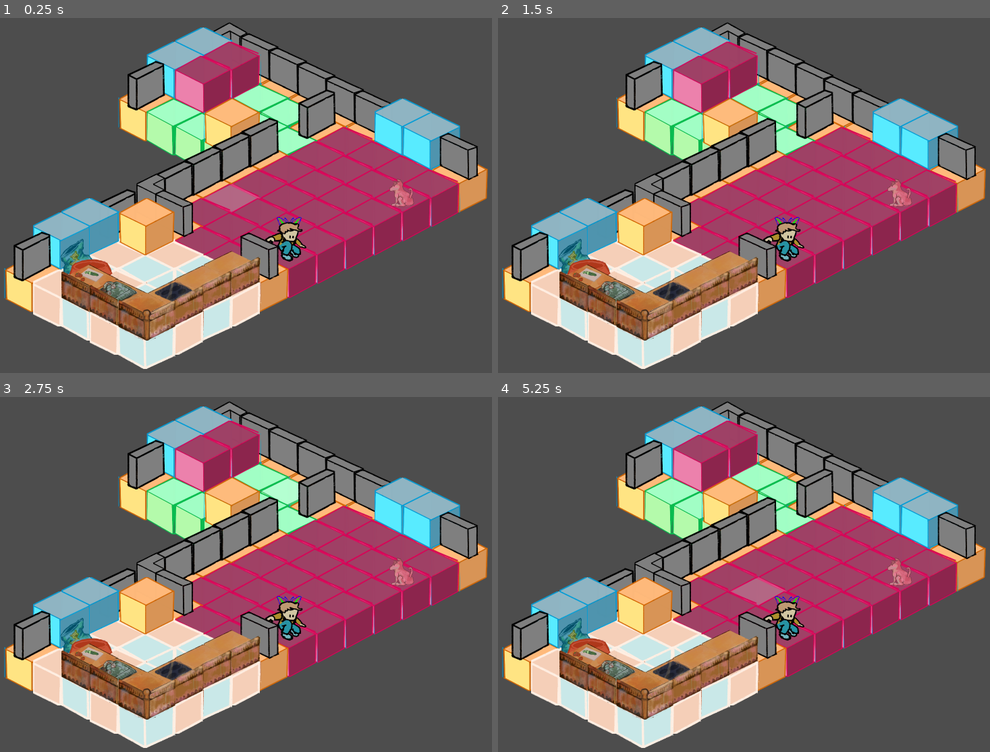
Above: before the commit, frames 1-4 (two rows, left to right).
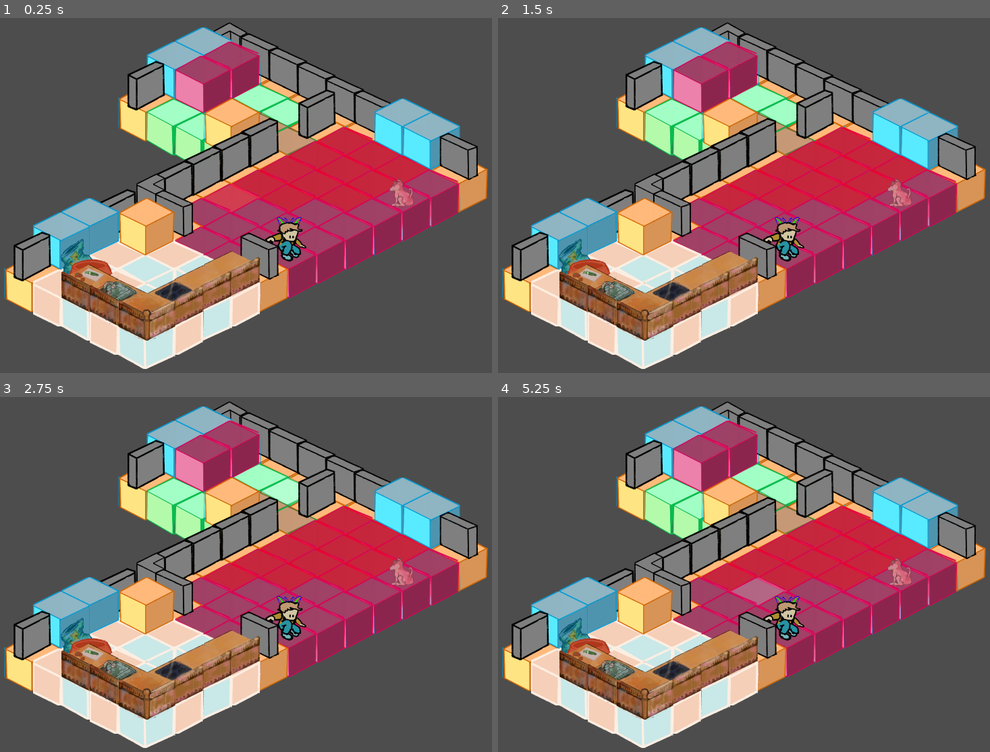
Above: after the commit, the same moments.

Repository: remimorvan/isometric-reverse-heist-simulator-2000
Game: Godot game, scene res://scenes/MainLevel.tscn
Two runs of this game, one before a commit and one after it. Both use one fixed random seed, a clock stepped at 60 frames per second and the inputs below. The engine's default icon, where the game draws it, is replaced by a stand-in: a white triangle on a blue panel in a dark square.
Inputs (mouse positions are in pixels of both pictures, inside the frame that each line leads up to):
- Up to frame 1 (0.25 s): no input
- Up to frame 2 (1.5 s): tap Enter at 0.5 s; move the mouse to (857, 181) at 0.52 s; click (857, 181) at 0.67 s; tap Space at 1.25 s; move the mouse to (630, 223) at 1.27 s; click (630, 223) at 1.42 s
- Up to frame 3 (2.75 s): tap Enter at 2 s; move the mouse to (295, 489) at 2.02 s; click (295, 489) at 2.17 s
- Up to frame 4 (5.25 s): tap Space at 2.75, 4.25 s; move the mouse to (714, 666) at 2.77 s; click (714, 666) at 2.92 s; tap Enter at 3.5 s; move the mouse to (901, 645) at 3.52 s; click (901, 645) at 3.67 s; move the mouse to (576, 517) at 4.27 s; click (576, 517) at 4.42 s; move the mouse to (768, 581) at 5.02 s; click (768, 581) at 5.17 s

The runs differ from the first frame. In frame 1, 5.6% of the frame differs, in the area x 41-88%, y 26-55%; in frame 2, 5.5%; in frame 3, 5.5%; in frame 4, 5.5%.

Commit message:
Drawing Wouaf's view

Diff:
--- a/scenes/MainLevel.tscn
+++ b/scenes/MainLevel.tscn
@@ -30,6 +30,7 @@
 z_index = 1
 position = Vector2(288.91, -387.139)
 move_speed = 1000.0
+view_dir = Vector2(-1, 0)
 
 [node name="Chair" parent="Mayson/GameObjectHandler" instance=ExtResource("7_6ib6r")]
 z_index = 1
--- a/scenes/main.tscn
+++ b/scenes/main.tscn
@@ -34,6 +34,7 @@
 z_index = 1
 position = Vector2(16, 40)
 scale = Vector2(0.05, 0.05)
+view_dir = Vector2(0, 1)
 
 [node name="Chair" parent="TileMaps/GameObjectHandler" instance=ExtResource("6_tefeu")]
 z_index = 1
--- a/scripts/game_object_handler.gd
+++ b/scripts/game_object_handler.gd
@@ -19,8 +19,8 @@
 	return output
 
 func tile_of_object(obj: Node2D) -> Vector2i:
-	print(layer0)
-	print(get_parent().get_children())
+	#print(layer0)
+	#print(get_parent().get_children())
 	return layer0.local_to_map(obj.global_position)
 
 func occupied_tiles() -> Array:
--- a/scripts/movement_utils.gd
+++ b/scripts/movement_utils.gd
@@ -30,7 +30,7 @@
 	for tile in walkable_tiles:
 		var point_id = _get_point_id(tile)
 
-		print("Tile:", tile, " with neighbors: ",  _get_neighbors(tile))
+		#print("Tile:", tile, " with neighbors: ",  _get_neighbors(tile))
 		# Check orthogonal neighbors for isometric grid
 		for neighbor in _get_neighbors(tile):
 			if walkable_tiles.has(neighbor):
@@ -65,6 +65,36 @@
 		print("First path point: ", world_path[0])
 	return world_path
 
+static func check_visibility(dog_tile : Vector2i, dog_dir: Vector2,
+							 target_tile : Vector2i, blocked_tiles: Array,
+							 cosangle_min, distance_max) -> bool:
+	var current_tile = Vector2(dog_tile)
+	var displacement : Vector2 = Vector2(target_tile)-current_tile
+	var dir = displacement.normalized()
+	var cosangle = dog_dir.dot(dir)
+	if cosangle < cosangle_min:
+		return false	# not in vision cone
+
+	#print("in vision cone", dog_dir, cosangle, player_pos, global_position)
+
+	var tile_distance = displacement.length()
+
+	if tile_distance > distance_max:
+		return false
+
+	var steps = 10.
+
+	for t in range(ceil(tile_distance * steps)):
+		var position = t * dir / steps + current_tile
+		var tile = Vector2i(round(position.x), round(position.y))
+		#print(dt, dir," ",tile, " ", t, " dist: ", tile_distance)
+		#print("Wala: ", blocked_tiles)
+		if blocked_tiles.has(tile):
+			#print("hit blocking tile")
+			return false
+	return true
+
+
 static func _get_point_id(tile: Vector2i) -> int:
 	# Convert 2D coordinates to unique ID
 	var a = tile.x + 10000
--- a/scripts/tilemaps.gd
+++ b/scripts/tilemaps.gd
@@ -2,7 +2,10 @@
 
 @onready var layer0: TileMapLayer = $Layer0
 @onready var layer1: TileMapLayer = $Layer1
+@onready var dog  = $GameObjectHandler/Chien
 
+var walkable_tiles : Array[Vector2i]
+var dog_FOV_effects: Array[Polygon2D]
 var hover_effect: Polygon2D
 @export var tile_size = 16.
 
@@ -19,18 +22,29 @@
 	glow.z_index = layer_index
 	return glow
 
-func make_hover_glow(position: Vector2i) -> void:
-	hover_effect.position = layer0.map_to_local(position)
-	hover_effect.visible = true
+func make_glow(position: Vector2i, obj: Polygon2D) -> void:
+	obj.position = layer0.map_to_local(position)
+	obj.visible = true
 
-func stop_hover_glow() -> void:
-	hover_effect.visible = false
+func stop_glow(obj: Polygon2D) -> void:
+	obj.visible = false
 
 func _ready() -> void:
+	# hover effect for the mouseover selection
 	hover_effect = create_glow(Color(1, 1, 1, 0.2), 0)
-	#for i in get_children():
-	#	print(i.name)
 	$Layer0.add_child(hover_effect)
+
+	# effect for the dog FOV
+	var all_tiles = layer0.get_used_cells()
+	var blocked_tiles = layer1.get_used_cells()
+	walkable_tiles = all_tiles.filter(func(tile):
+		return not blocked_tiles.has(tile))
+
+	dog_FOV_effects = []
+
+	for pos in walkable_tiles:
+		dog_FOV_effects.append(create_glow(Color(1, 0, 0, 0.4), 0))
+		$Layer0.add_child(dog_FOV_effects[-1])
 
 func _process(_delta: float) -> void:
 	var mouse_pos = get_local_mouse_position()
@@ -39,6 +53,27 @@
 
 	if used_cells0.has(tile_pos0):
 		# Convert tile position back to local coordinates for the hover effect
-		make_hover_glow(tile_pos0)
+		make_glow(tile_pos0, hover_effect)
 	else:
-		stop_hover_glow()
+		stop_glow(hover_effect)
+
+	var all_tiles = layer0.get_used_cells()
+	var blocked_tiles1 = layer1.get_used_cells()
+	walkable_tiles = all_tiles.filter(func(tile):
+		return not blocked_tiles1.has(tile))
+
+	#print(walkable_tiles)
+
+	var blocked_tiles = $GameObjectHandler.occupied_tiles_but_obj(dog)
+	for i in range(walkable_tiles.size()):
+		var pos = walkable_tiles[i]
+		var effect = dog_FOV_effects[i]
+		var dog_tile = layer0.local_to_map(dog.global_position)
+		var dog_dir = dog.view_dir
+		#print("View dir:", dog_dir, " tile:", dog_tile)
+		if MovementUtils.check_visibility(dog_tile, dog_dir, pos, blocked_tiles, 0.7, 1000):
+			#print("Oui:",pos)
+			make_glow(pos, effect)
+		else:
+			#print("Non:",pos)
+			stop_glow(effect)
--- a/scripts/wouaf.gd
+++ b/scripts/wouaf.gd
@@ -53,35 +53,6 @@
 
 func is_done() -> bool:
 	return not is_moving
-
-func check_visibility() -> bool:
-	var player_pos = $"../Player".global_position
-	var current_tile = Vector2(layer0.local_to_map(global_position))
-	var player_tile = layer0.local_to_map(player_pos)
-
-	var cosangle = view_dir.dot((Vector2(player_tile)-current_tile).normalized())
-	if cosangle < 0.7:
-		return false	# not in vision cone
-
-	#print("in vision cone", view_dir, cosangle, player_pos, global_position)
-
-	var dir = (Vector2(player_tile) - current_tile).normalized()
-	var tile_distance = (Vector2(player_tile) - current_tile).length()
-
-	var distance_max = 1000
-	if tile_distance > distance_max:
-		return false
-
-	var factor = 10.
-	var dt = 1./factor
-
-	for t in range(ceil(tile_distance * factor)):
-		var tile = Vector2i(dt * t * dir + current_tile)
-		#print(dt, dir," ",tile, " ", t, " dist: ", tile_distance)
-		if not get_parent().is_tile_free(tile):
-			print("hit blocking tile")
-			return false
-	return true
 
 func _ready() -> void:
 	# Snap initial position to tile center
@@ -170,8 +141,10 @@
 	else:
 		var direction = (target_position - global_position).normalized()
 
-		view_dir = Vector2(layer0.local_to_map(target_position) -
-			layer0.local_to_map(global_position)).normalized()
+		var displacement = layer0.local_to_map(target_position) - layer0.local_to_map(global_position)
+		if displacement.length() > 0.01:
+			view_dir = Vector2(displacement).normalized()
+
 		var movement = direction * move_speed * delta
 		# Prevent overshooting by clamping movement to remaining distance
 		if movement.length() > distance_to_target:
@@ -180,8 +153,8 @@
 		#print("Moving: dir=", direction, " movement=", movement, " new_pos=", global_position)
 
 	# true iff has seen player
-	if check_visibility():
-		print("Player seen")
+	#if check_visibility():
+	#	print("Player seen")
 
 func add_to_path(pos):
 	path.append(pos)
